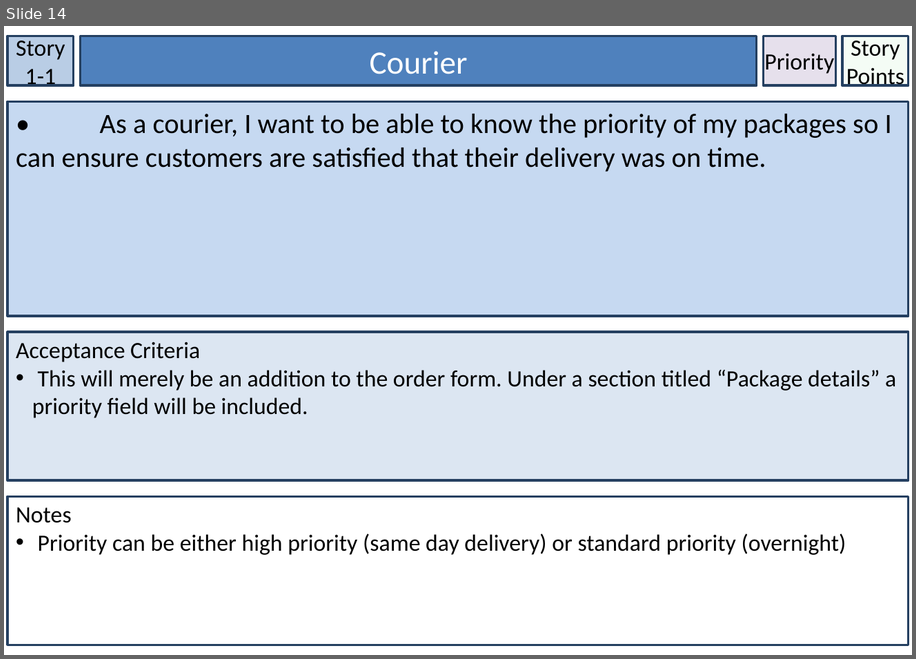
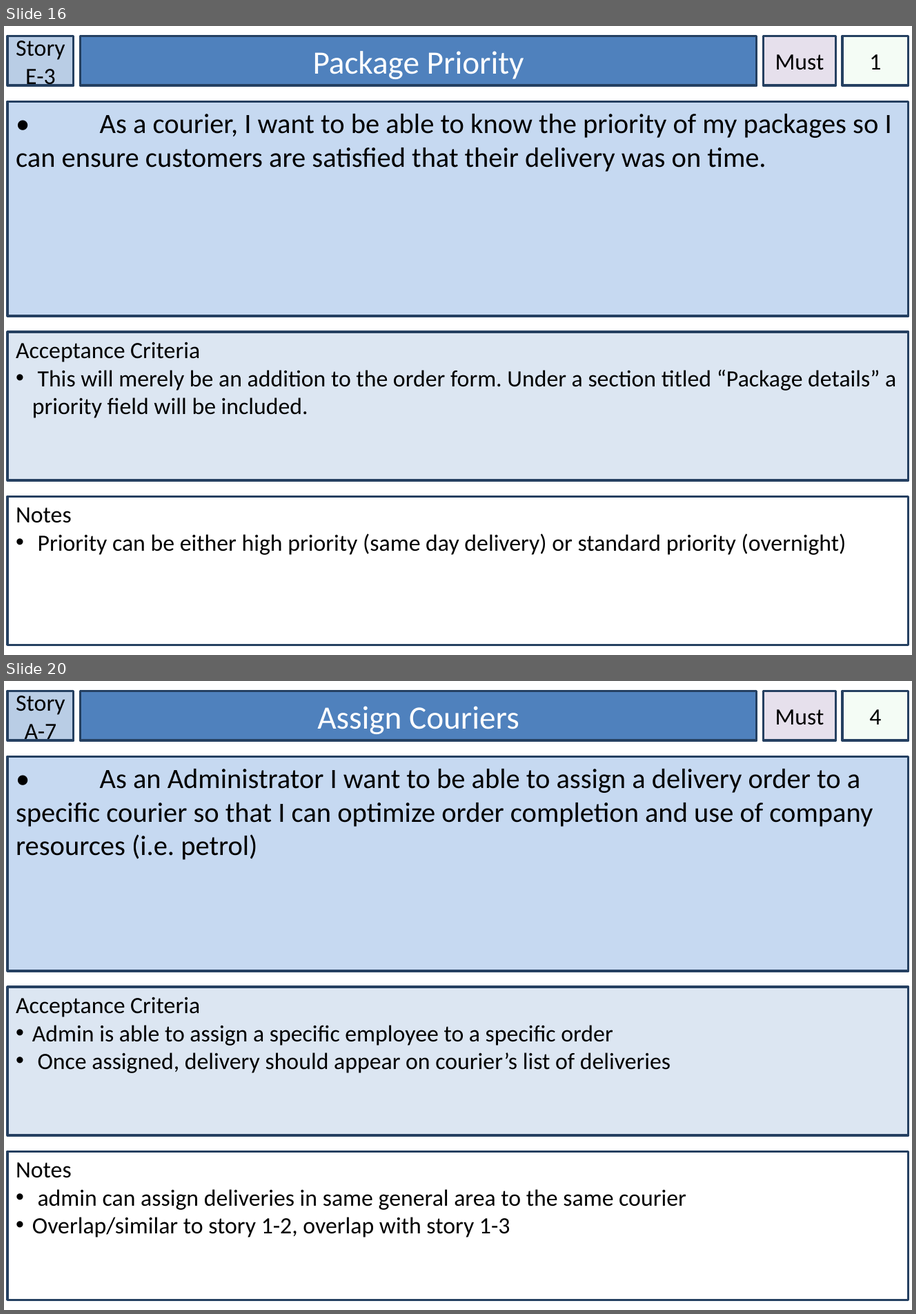
Before and after one commit to victoria-tobin/IFB299, a slide deck: Our story cards.pptx. Shown one above the other, each under a label of ours: slide 14 before the commit, slides 16 and 20 after it; the slides between them are not shown. The pictures are 916x659 and 916x1314 pixels, drawn with LibreOffice and Linux fonts; fonts in the diff are those of the drawing. Boxes give left, top, right and bottom in pixels: in the first picture for what was removed or moved away, otherwise in the second. Text is boxed around its words. In the diff, an @@ line names an element or a change of style, - is before the commit and + after.

```diff
--- a/Our story cards.pptx
+++ b/Our story cards.pptx
@@ slide 20 added at bbox=[4, 681, 912, 1310], background #FFFFFF @@
@@ rectangle added at bbox=[7, 691, 74, 740], fill #B9CDE5, outline #254061 2 pt, 20 pt, text #000000 @@
+Story A-7
@@ rectangle added at bbox=[81, 691, 757, 740], fill #4F81BD, outline #254061 2 pt, 28 pt, text #FFFFFF @@
+Assign Couriers
@@ rectangle added at bbox=[764, 691, 837, 740], fill #E6E0EC, outline #254061 2 pt, 20 pt, text #000000 @@
+Must
@@ rectangle added at bbox=[842, 691, 909, 740], fill #CCF0CD at 20% opacity, outline #254061 2 pt, 20 pt, text #000000 @@
+4
@@ rectangle added at bbox=[7, 756, 909, 971], fill #C6D9F1, outline #254061 2 pt, 24 pt, text #000000 @@
+• As an Administrator I want to be able to assign a delivery order to a specific courier so that I can optimize order completion and use of company resources (i.e. petrol)
@@ rectangle added at bbox=[7, 987, 909, 1136], fill #DCE6F2, outline #254061 2 pt, 20 pt, text #000000 @@
+Acceptance Criteria
+• Admin is able to assign a specific employee to a specific order
+• Once assigned, delivery should appear on courier’s list of deliveries
@@ rectangle added at bbox=[7, 1152, 909, 1300], fill #FFFFFF, outline #254061 2 pt, 20 pt, text #000000 @@
+Notes
+• admin can assign deliveries in same general area to the same courier
+• Overlap/similar to story 1-2, overlap with story 1-3
@@ what was slide 14 is now slide 16 @@
@@ slide 16 changed as well @@
@@ text in rectangle at bbox=[16, 36, 65, 89]: text changed @@
-Story 1-1
+Story E-3
@@ text in rectangle at bbox=[313, 51, 524, 79]: text changed @@
-Courier
+Package Priority
@@ text in rectangle at bbox=[775, 54, 824, 70]: text changed @@
-Priority
+Must
@@ text in rectangle at bbox=[869, 54, 881, 69]: text changed @@
-Story Points
+1
```
Also in this commit, not shown: 12 other slides changed, 6 other slides added, 5 other files.
